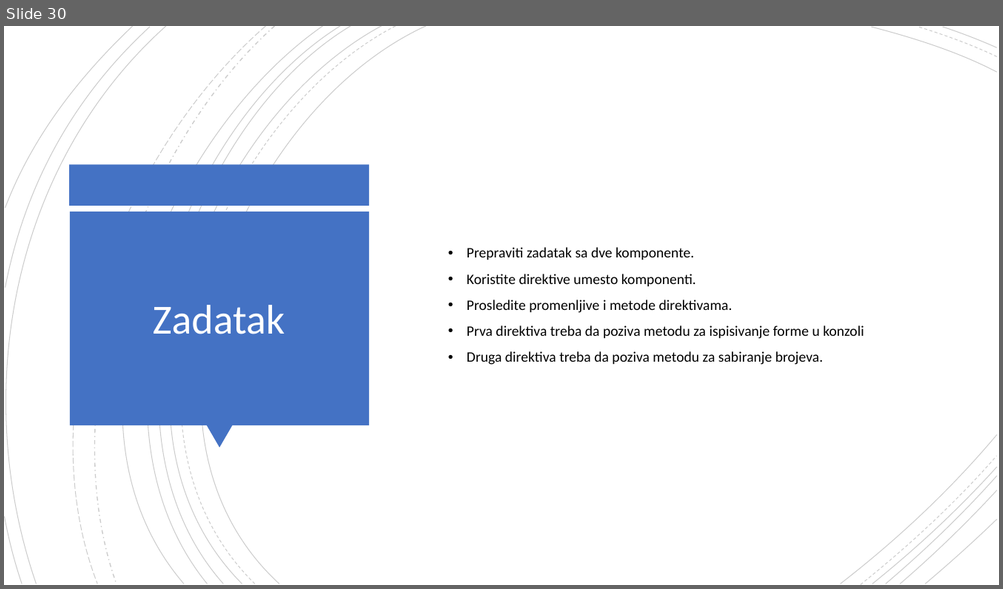
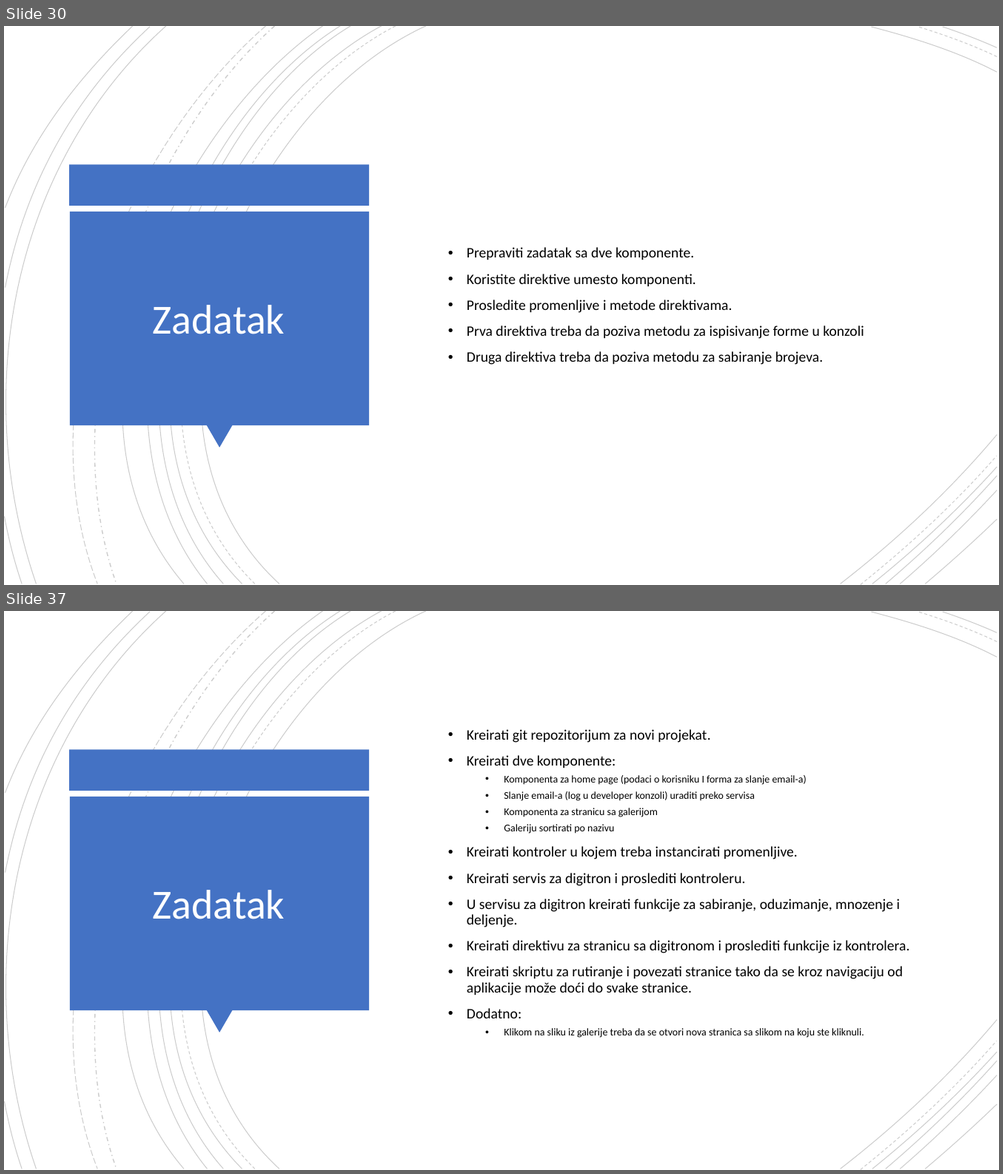
Before and after one commit to daniloMogin/kurs, a slide deck: AngularJS.pptx. Shown one above the other, each under a label of ours: slide 30 before the commit, slides 30 and 37 after it; the slides between them are not shown. The pictures are 1003x589 and 1003x1174 pixels, drawn with LibreOffice and Linux fonts; fonts in the diff are those of the drawing. Boxes give left, top, right and bottom in pixels: in the first picture for what was removed or moved away, otherwise in the second. Text is boxed around its words. In the diff, an @@ line names an element or a change of style, - is before the commit and + after.

```diff
--- a/AngularJS.pptx
+++ b/AngularJS.pptx
@@ slide 37 added at box(4, 611, 999, 1170), background #FFFFFF @@
@@ group added at box(4, 611, 997, 1170): 21 freeform shapes @@
@@ text added at box(466, 729, 909, 1038), 14 pt, text #000000 @@
+• Kreirati git repozitorijum za novi projekat.
+• Kreirati dve komponente:
+  • Komponenta za home page (podaci o korisniku I forma za slanje email-a)
+  • Slanje email-a (log u developer konzoli) uraditi preko servisa
+  • Komponenta za stranicu sa galerijom
+  • Galeriju sortirati po nazivu
+• Kreirati kontroler u kojem treba instancirati promenljive.
+• Kreirati servis za digitron i proslediti kontroleru.
+• U servisu za digitron kreirati funkcije za sabiranje, oduzimanje, mnozenje i deljenje.
+• Kreirati direktivu za stranicu sa digitronom i proslediti funkcije iz kontrolera.
+• Kreirati skriptu za rutiranje i povezati stranice tako da se kroz navigaciju od aplikacije može doći do svake stranice.
+• Dodatno:
+  • Klikom na sliku iz galerije treba da se otvori nova stranica sa slikom na koju ste kliknuli.
@@ rectangle added at box(70, 750, 370, 791), fill #4472C4 @@
@@ rectangle added at box(70, 797, 369, 1011), fill #4472C4 @@
@@ title added at box(153, 890, 285, 920), 40 pt, text #FFFFFF @@
+Zadatak
@@ triangle added at box(206, 1011, 233, 1034), fill #4472C4 @@
```
Also in this commit, not shown: 6 other slides added, 45 other files.
